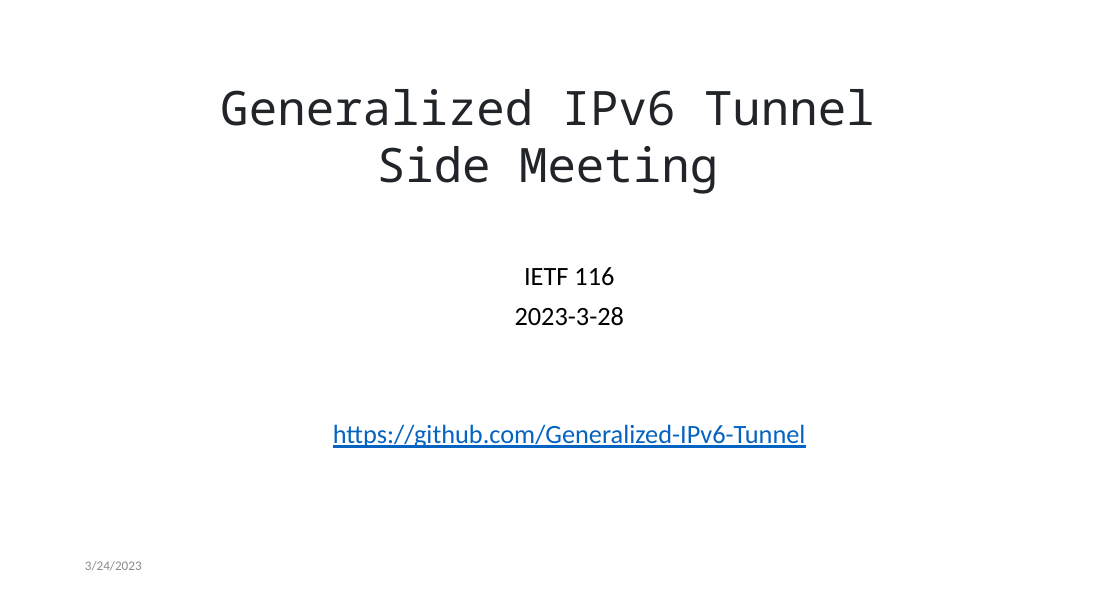
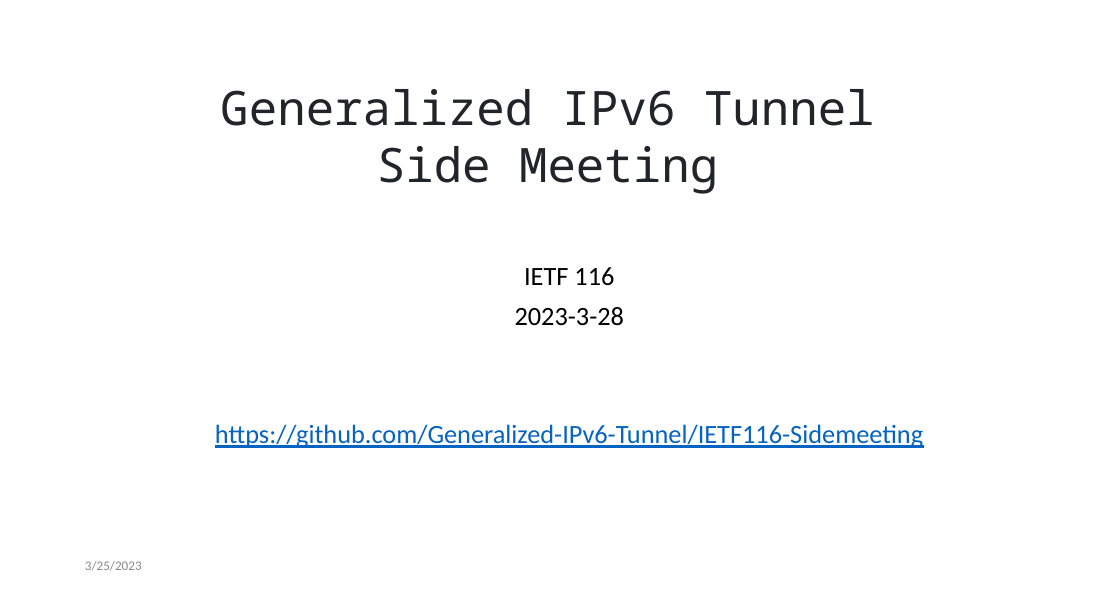
Before and after one commit to Generalized-IPv6-Tunnel/IETF116-Sidemeeting, a slide deck: slide 1 of 00 GIP6 sidemeeting introduction.pptx. Drawn at 1120x593 pixels with LibreOffice and Linux fonts; fonts in the diff are those of the drawing. Boxes give left, top, right and bottom in pixels: in the first picture for what was removed or moved away, otherwise in the second. Text is boxed around its words. In the diff, an @@ line names an element or a change of style, - is before the commit and + after.

```diff
--- a/00 GIP6 sidemeeting introduction.pptx
+++ b/00 GIP6 sidemeeting introduction.pptx
@@ subtitle at (x1=215, y1=424, x2=923, y2=448): text changed @@
-https://github.com/Generalized-IPv6-Tunnel
+https://github.com/Generalized-IPv6-Tunnel/IETF116-Sidemeeting
@@ text at (x1=85, y1=561, x2=142, y2=570): text changed @@
-3/24/2023
+3/25/2023
```
Also in this commit, not shown: 1 other slide changed.
